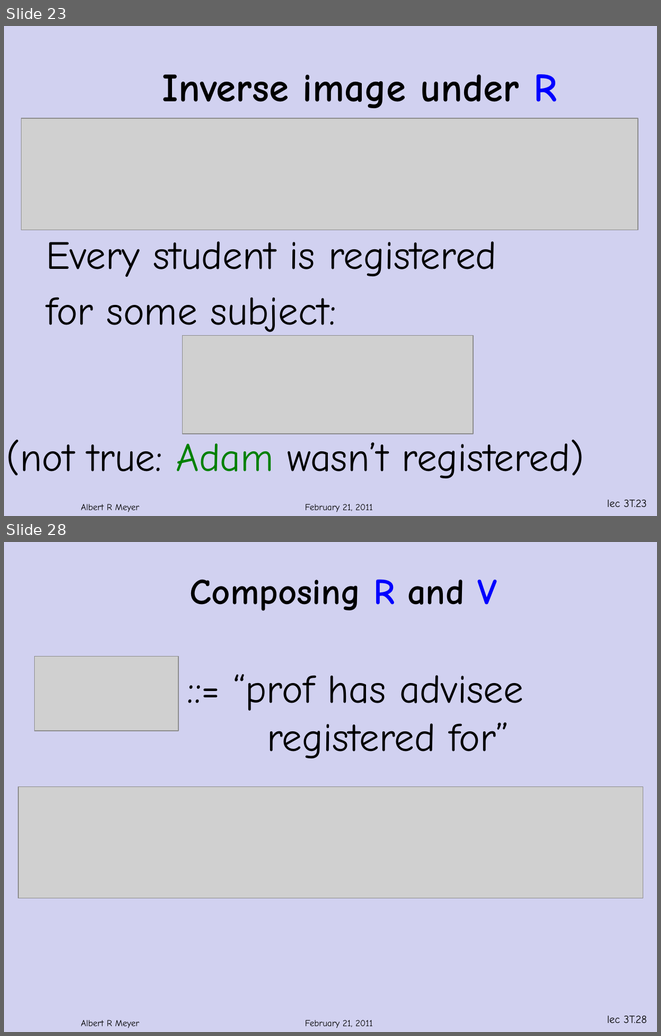
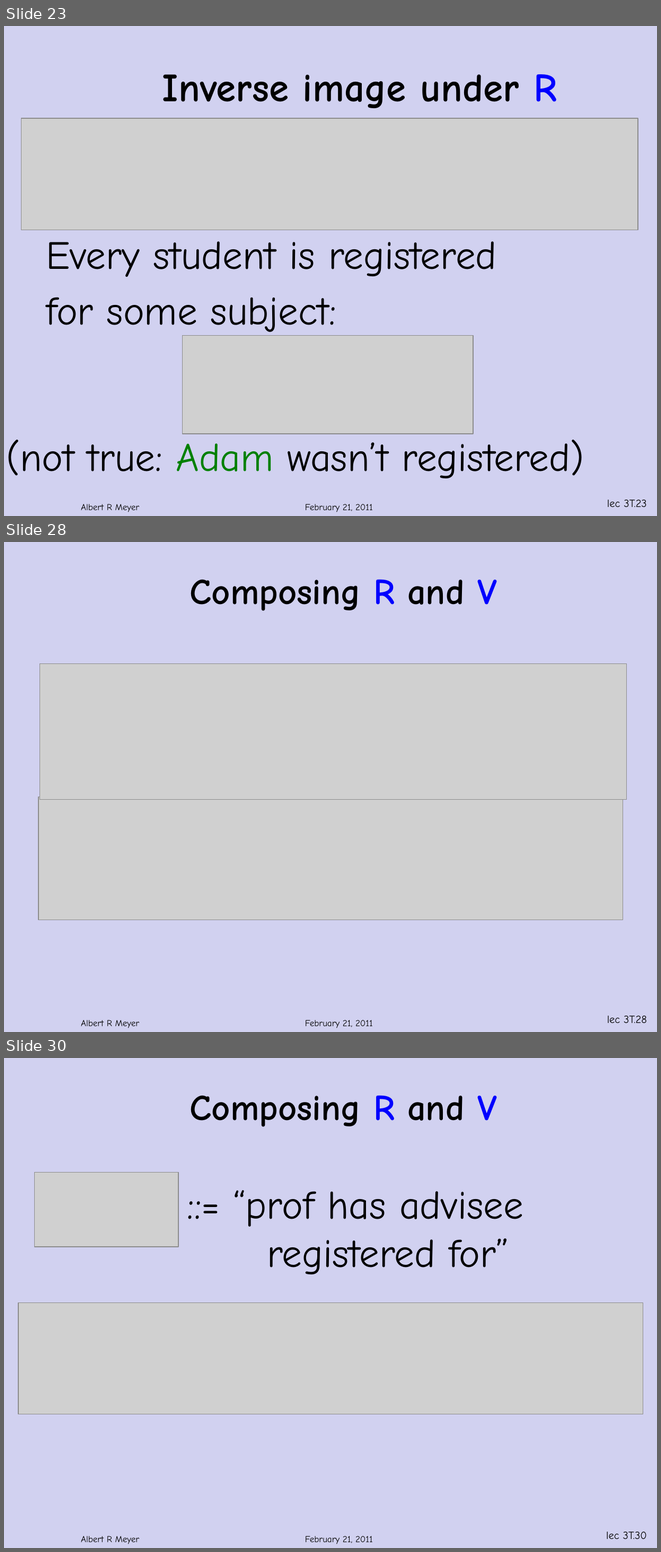
Before and after one commit to armeyer/mcs_web, a slide deck: spring12/slidesS12/relations.pptx. Shown one above the other, each under a label of ours: slides 23 and 28 before the commit, slides 23, 28 and 30 after it; the slides between them are not shown. The pictures are 661x1036 and 661x1552 pixels, drawn with LibreOffice and Linux fonts; fonts in the diff are those of the drawing; grey boxes stand for pictures; background and template pictures are left out. Boxes give left, top, right and bottom in pixels: in the first picture for what was removed or moved away, otherwise in the second. Text is boxed around its words. In the diff, an @@ line names an element or a change of style, - is before the commit and + after.

```diff
--- a/spring12/slidesS12/relations.pptx
+++ b/spring12/slidesS12/relations.pptx
@@ slide 28 added at <box>4,542,657,1032</box>, background #D1D1F0; not listed: 3 template elements that a slide beside it also shows @@
@@ title added at <box>190,579,497,611</box>, 40 pt, text #000000, bold @@
+Composing R and V
@@ picture added at <box>40,663,626,799</box> @@
@@ picture added at <box>38,796,623,920</box> @@
@@ what was slide 28 is now slide 30 @@
@@ page number at <box>606,1531,647,1539</box>: text changed @@
-lec 3T.28
+lec 3T.30
```
Also in this commit, not shown: 6 slides changed, 1 other slide added.
